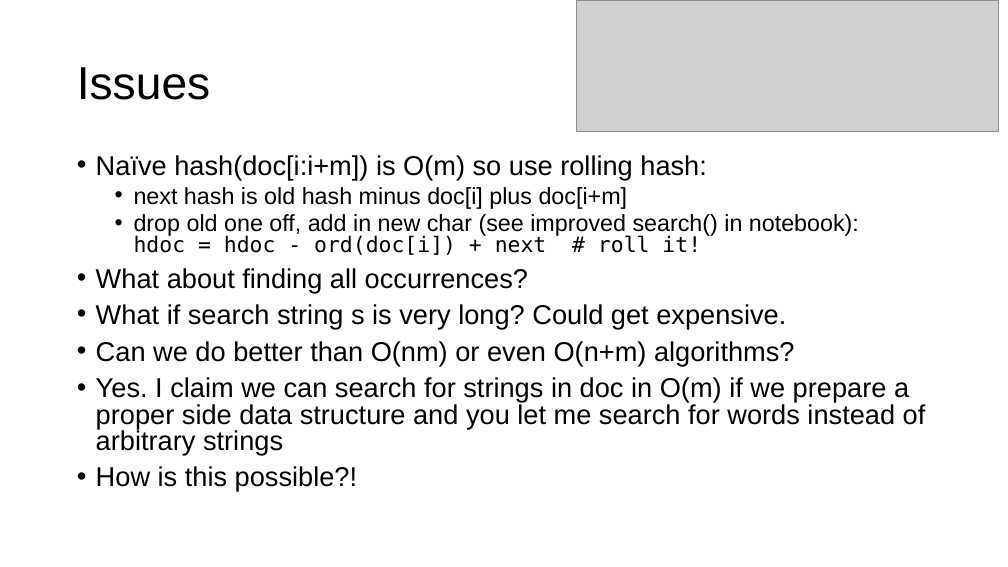
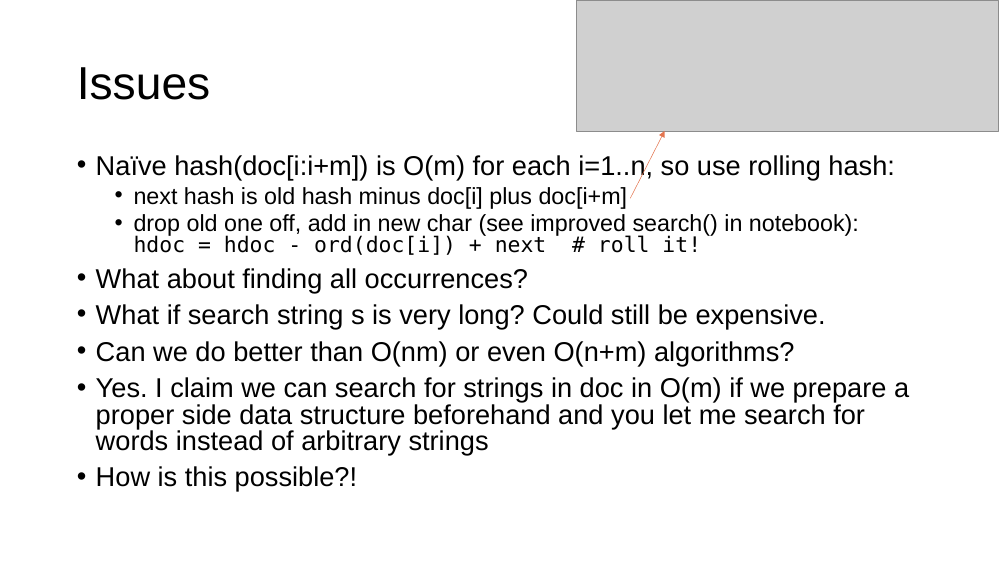
Before and after one commit to parrt/msds689, a slide deck: slide 8 of notes/searching.pptx. Drawn at 1008x567 pixels with LibreOffice and Linux fonts; fonts in the diff are those of the drawing; grey boxes stand for pictures; background and template pictures are left out. Boxes give left, top, right and bottom in pixels: in the first picture for what was removed or moved away, otherwise in the second. Text is boxed around its words. In the diff, an @@ line names an element or a change of style, - is before the commit and + after.

```diff
--- a/notes/searching.pptx
+++ b/notes/searching.pptx
@@ arrow added from (631, 198) to (665, 131), #E4754F 0.5 pt @@
@@ text at (x1=96, y1=154, x2=895, y2=180): text changed @@
-• Naïve hash(doc[i:i+m]) is O(m) so use rolling hash:
+• Naïve hash(doc[i:i+m]) is O(m) for each i=1..n, so use rolling hash:
@@ text at (x1=96, y1=304, x2=826, y2=329): text changed @@
-• What if search string s is very long? Could get expensive.
+• What if search string s is very long? Could still be expensive.
@@ text at (x1=96, y1=377, x2=909, y2=455): text changed @@
-• Yes. I claim we can search for strings in doc in O(m) if we prepare a proper side data structure and you let me search for words instead of arbitrary strings
+• Yes. I claim we can search for strings in doc in O(m) if we prepare a proper side data structure beforehand and you let me search for words instead of arbitrary strings
```
Also in this commit, not shown: 6 other slides changed, 3 other files.
